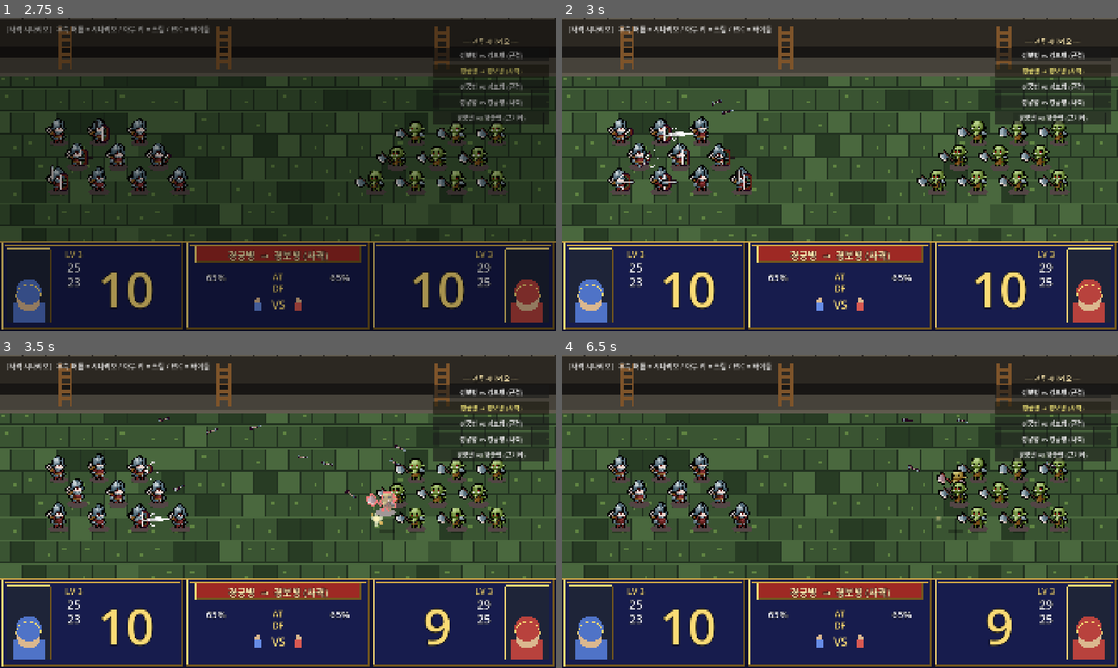
Above: before the commit, frames 1-4 (two rows, left to right).
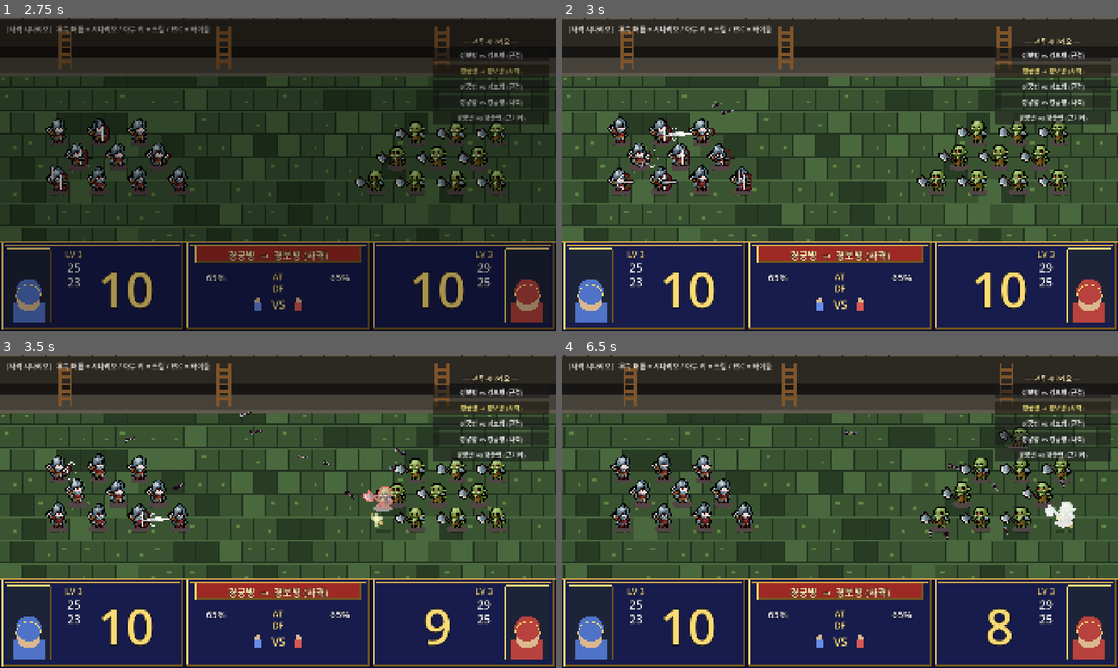
Above: after the commit, the same moments.

Repository: Johnyworld/kingdoms
Game: Godot game, scene res://scenes/splash/splash.tscn
Two runs of this game, one before a commit and one after it. Both use one fixed random seed, a clock stepped at 60 frames per second and the inputs below.
Inputs (mouse positions are in pixels of both pictures, inside the frame that each line leads up to):
- Up to frame 1 (2.75 s): tap Enter at 0.5 s; move the mouse to (400, 158) at 0.52 s; hold D 0.53-1.25 s; hold Shift 0.53-1.25 s; click (400, 158) at 0.67 s; click "새 게임" at 1.25 s; click "새 게임" at 2 s
- Up to frame 2 (3 s): drag from (728, 190) to (812, 237) at 2.77 s
- Up to frame 3 (3.5 s): no input
- Up to frame 4 (6.5 s): move the mouse to (895, 442) at 3.52 s; hold D 3.53-4.25 s; tap Ctrl at 3.6 s; drag from (812, 574) to (673, 464) at 4.27 s; move the mouse to (1006, 558) at 5.02 s; hold A 5.03-5.75 s; tap Alt at 5.1 s; drag from (673, 464) to (756, 433) at 5.77 s

Frame 1 is identical in both runs. In frame 2, 0.4% of the frame differs, in the area x 8-29%, y 26-48%; in frame 3, 0.6%; in frame 4, 11%, in the area x 0-100%, y 0-94%.

Commit message:
feat(lang-battle): 빗나간 화살 땅에 박힘 연출(산포·크롭·기운 각도·병사 z정렬)
빗나간(is_kill=false) 화살은 착탄 후 소멸하지 않고 땅에 박혀 전투 끝까지 잔류. 명중 화살은 기존대로 소멸.
- 산포: 목표 조준점 주변으로 흩뿌려 착탄(x 좌우 ±18, y 아래 +14)
- 각도/크롭: 화살촉이 아래로 15~32° 기울고, 묻힌 화살촉 쪽은 region_rect로 crop(오늬~샤프트만 노출)
- z정렬: _units(y-sort)로 옮겨 병사 발끝과 착탄 지면을 같은 기준(GROUND_SORT_DY)으로 앞뒤 정렬
- _clear_arrows가 박힌 화살도 정리

Co-Authored-By: Claude Opus 4.8 (1M context) <noreply@anthropic.com>

Diff:
--- a/scenes/lang_battle/lang_battlefield.gd
+++ b/scenes/lang_battle/lang_battlefield.gd
@@ -77,6 +77,13 @@
 const ARROW_SCALE := 0.45                   # 32px → ~14px(필드 좌표)
 const ARROW_VX := 340.0                     # 화살 수평 등속(px/s) — 빠른 화살(붙기 전 착탄)
 const ARROW_ARC_PEAK := 40.0                # 포물선 정점 높이(px, 거리 무관 일정)
+# 빗나간 화살 박힘(잔류) 연출
+const STUCK_KEEP := 0.62                     # 노출 비율(오늬~샤프트) — 나머지(화살촉 쪽)는 땅에 묻힘=crop
+const STUCK_TILT_MIN := 0.26                 # 수직에서 틀어지는 최소각(rad ≈ 15°)
+const STUCK_TILT_MAX := 0.56                 # 최대각(rad ≈ 32°)
+const ARROW_MISS_SCATTER_X := 18.0           # 빗나간 화살 착탄 좌우 산포(±px) — 목표 주변에 흩뿌림
+const ARROW_MISS_SCATTER_Y := 14.0           # 빗나간 화살 착탄 하향 산포(+px, 아래로만)
+const GROUND_SORT_DY := 8.0                  # 병사 노드 원점 → 발밑(지면 그림자) 거리 — y-sort 기준선
 # 팀1 경궁병 색조(임시 플레이스홀더 — 병사 스프라이트 공유하되 색으로 구분)
 const ARCHER_TINT_1 := Color(1.0, 0.62, 0.55)
 
@@ -136,6 +143,7 @@
 var _frames := {}          # "soldier"/"orc" -> SpriteFrames. soldier 세트만 "bow"(활) 포함.
 var _sprites := {}         # soldier id -> AnimatedSprite2D
 var _arrows: Array = []    # 비행 중 화살 [{spr, pos, vel, target, is_kill}]
+var _stuck_arrows: Array = []  # 땅에 박힌(빗나간) 화살 스프라이트 — 전투 끝까지 누적
 var _arrow_peak := ARROW_ARC_PEAK  # 이번 전투 화살 포물선 정점(스커미시=궁병vs근접은 완만하게 절반)
 var _round_shooters := {0: [], 1: []}  # 이번 사격 라운드의 슈터 스냅샷(라운드 시작 생존자)
 
@@ -344,8 +352,11 @@
 		return
 	var from: Vector2 = shooter["pos"] + Vector2(shooter["face"] * 5.0, -6.0)
 	var tvel: Vector2 = _charge_velocity(tgt)
+	var is_kill := bool(shooter["arrow_kill"])
 	var aim: Vector2 = _predict_intercept(from, tgt["pos"], tvel, ARROW_VX)
 	var to: Vector2 = aim + Vector2(0.0, -4.0)
+	if not is_kill:
+		to += _miss_scatter()   # 빗나감 → 목표 조준점 주변으로 흩뿌려 착탄
 	var flight: float = maxf(from.distance_to(to), 1.0) / ARROW_VX  # 요격해에 의해 ≈ T
 	var dx: float = to.x - from.x
 	var g: float = 8.0 * _arrow_peak / (flight * flight)   # 대칭 포물선 정점 = _arrow_peak(스커미시는 절반)
@@ -362,7 +373,7 @@
 	_arrows.append({
 		"spr": spr, "pos": from, "vel": vel, "g": g,
 		"t": 0.0, "flight": flight, "to": to,
-		"target": tgt, "is_kill": bool(shooter["arrow_kill"]),
+		"target": tgt, "is_kill": is_kill,
 	})
 	shooter["arrow_target"] = null
 	shooter["arrow_kill"] = false
@@ -390,7 +401,11 @@
 				_shake = maxf(_shake, 1.6)
 			else:
 				_shake = maxf(_shake, 0.5)
-			ar["spr"].queue_free()
+			# 처분: 명중(is_kill) 화살은 몸에 맞아 소멸, 빗나간 화살은 땅에 박혀 잔류.
+			if ar["is_kill"]:
+				ar["spr"].queue_free()
+			else:
+				_stick_arrow(ar)
 		else:
 			ar["spr"].position = ar["pos"]
 			ar["spr"].rotation = vel.angle()   # 접선 방향(아치 상승→하강)으로 회전
@@ -401,6 +416,51 @@
 	for ar in _arrows:
 		ar["spr"].queue_free()
 	_arrows = []
+	for spr in _stuck_arrows:
+		if is_instance_valid(spr):
+			spr.queue_free()
+	_stuck_arrows = []
+
+## 빗나간 화살 착탄 산포: x는 좌우(±), y는 아래(+)로만 — 목표 조준점 주변에 흩뿌려 박히게.
+func _miss_scatter() -> Vector2:
+	return Vector2(
+		_rng.randf_range(-ARROW_MISS_SCATTER_X, ARROW_MISS_SCATTER_X),
+		_rng.randf_range(0.0, ARROW_MISS_SCATTER_Y),
+	)
+
+## 빗나간 화살을 착탄 지점(지면)에 박아 세운다: 아래로 살짝 기운 각도 + 진행 방향 끝(화살촉)은 crop해 땅에 묻는다.
+## 지면에 닿는 건 노출 영역의 +x 경계(=크롭 seam, 샤프트 하단)이고, 잘린 화살촉은 그 아래(지중)에 있다 —
+## 즉 오늬~샤프트만 지면 위로 보이고 화살촉은 박혀 안 보인다.
+## z-정렬: 병사 원점이 발밑보다 GROUND_SORT_DY 위이므로, 화살 origin도 지면보다 그만큼 위에 둬(=정렬 기준을
+## 지면으로 통일) _units(y-sort)에서 병사 발끝과 화살 착탄점을 같은 기준으로 앞뒤 정렬한다.
+func _stick_arrow(ar: Dictionary) -> void:
+	var spr: Sprite2D = ar["spr"]
+	var rect := _stuck_region_rect()
+	var rot := _stuck_rotation(ar["vel"])
+	var ground: Vector2 = ar["pos"]
+	spr.region_enabled = true
+	spr.region_rect = rect
+	spr.rotation = rot
+	# origin(=정렬 기준)은 지면보다 GROUND_SORT_DY 위. 노출 영역의 +x 경계(묻힌 끝)가 지면에 닿도록 offset 보정.
+	var buried_local := Vector2(0.0, GROUND_SORT_DY).rotated(-rot) / ARROW_SCALE  # origin→묻힌 끝(월드 (0,DY)) 역변환
+	spr.offset = buried_local - Vector2(rect.size.x * 0.5, 0.0)
+	var p := spr.get_parent()
+	if p != _units:                                  # 화살 노드(병사 위) → y-sort 노드로 이동
+		if p != null:
+			p.remove_child(spr)
+		_units.add_child(spr)
+	spr.position = Vector2(ground.x, ground.y - GROUND_SORT_DY)
+	_stuck_arrows.append(spr)
+
+## 박힌 화살 회전: 수직(PI/2)에서 진행 방향(vel.x 부호)으로 소폭 틀어 화살촉이 아래를 향하게 한다.
+func _stuck_rotation(vel: Vector2) -> float:
+	var dir := 1.0 if vel.x >= 0.0 else -1.0
+	var tilt := _rng.randf_range(STUCK_TILT_MIN, STUCK_TILT_MAX)
+	return PI / 2.0 - dir * tilt
+
+## 노출 영역(오늬~샤프트): x=0에서 STUCK_KEEP 비율만. 진행 방향 끝(화살촉)은 잘려 땅에 묻힌다.
+func _stuck_region_rect() -> Rect2:
+	return Rect2(0.0, 0.0, ARROW_PX * STUCK_KEEP, ARROW_PX)
 
 ## 생존 병력(사망 애니 중=DYING 제외) — 사격 중 HUD 병력 폴링용.
 func alive_count(side: int) -> int:
@@ -1194,7 +1254,7 @@
 	var gy: float = pos.y
 	if s["state"] == DYING and s["airborne"]:
 		gy = s["land_y"] + (pos.y - s["pos"].y)  # (pos.y - s.pos.y) = 흔들림 sh.y 보정
-	_px(round(pos.x) - 5, round(gy) + 8, 10, 2, Color(0, 0, 0, 0.28 * a))
+	_px(round(pos.x) - 5, round(gy) + GROUND_SORT_DY, 10, 2, Color(0, 0, 0, 0.28 * a))
 
 func _draw_effect(pos: Vector2, side: int, life: float) -> void:
 	var a := clampf(life / 0.22, 0.0, 1.0)
--- a/test/unit/test_lang_battle.gd
+++ b/test/unit/test_lang_battle.gd
@@ -522,3 +522,92 @@
 func test_make_unit_provides_kind_default_empty() -> void:
 	var u := LangResolver.make_unit(1, 0, 10)
 	assert_eq(String(u.get("kind", "?")), "", "make_unit은 kind 기본 빈 문자열(상성 없음)")
+
+# ── 빗나간 화살 박힘 (_update_arrows·_stuck_rotation·_stuck_region_rect) ────────
+## 착탄 직전(t≥flight) 상태의 비행 화살 하나 — 스프라이트는 실제 _arrows_node에 붙인다.
+func _make_landing_arrow(is_kill: bool, vel: Vector2, node: Node2D) -> Dictionary:
+	var spr := Sprite2D.new()
+	spr.texture = Battlefield.TEX_ARROW
+	node.add_child(spr)
+	return {
+		"spr": spr, "pos": Vector2(200, 100), "vel": vel, "g": 0.0,
+		"t": 1.0, "flight": 0.0, "to": Vector2(200, 100),
+		"target": {"state": Battlefield.MELEE}, "is_kill": is_kill,
+	}
+
+func test_missed_arrow_sticks_and_accumulates() -> void:
+	# 빗나간 화살(is_kill=false)은 착탄해도 소멸하지 않고 _stuck_arrows에 누적.
+	var bf = Battlefield.new()
+	add_child_autofree(bf)   # _ready → _arrows_node 준비
+	bf._arrows = [
+		_make_landing_arrow(false, Vector2(120, 60), bf._arrows_node),
+		_make_landing_arrow(false, Vector2(120, 60), bf._arrows_node),
+	]
+	var spr0 = bf._arrows[0]["spr"]
+	bf._update_arrows(0.016)
+	assert_eq(bf._stuck_arrows.size(), 2, "빗나간 화살 2발이 박혀 누적")
+	assert_true(is_instance_valid(spr0), "박힌 화살 스프라이트는 소멸하지 않는다")
+
+func test_hit_arrow_does_not_stick() -> void:
+	# 명중 화살(is_kill=true)은 박히지 않는다(기존대로 소멸).
+	var bf = Battlefield.new()
+	add_child_autofree(bf)
+	var ar := _make_landing_arrow(true, Vector2(120, 60), bf._arrows_node)
+	ar["target"] = {"state": Battlefield.DYING}   # 이미 죽는 중 → _die 스킵(플래시만)
+	bf._arrows = [ar]
+	bf._update_arrows(0.016)
+	assert_eq(bf._stuck_arrows.size(), 0, "명중 화살은 박히지 않음")
+
+func test_clear_arrows_removes_stuck() -> void:
+	var bf = Battlefield.new()
+	add_child_autofree(bf)
+	bf._arrows = [_make_landing_arrow(false, Vector2(120, 60), bf._arrows_node)]
+	bf._update_arrows(0.016)
+	assert_eq(bf._stuck_arrows.size(), 1, "선행: 1발 박힘")
+	bf._clear_arrows()
+	assert_eq(bf._stuck_arrows.size(), 0, "_clear_arrows가 박힌 화살도 비운다")
+
+func test_stuck_rotation_points_downward() -> void:
+	var bf = Battlefield.new()
+	var r: float = bf._stuck_rotation(Vector2(100, 40))
+	bf.free()
+	assert_true(sin(r) > 0.0, "화살촉이 아래를 향한다(회전 y성분>0)")
+	assert_true(absf(r - PI / 2.0) > 0.01, "정확한 수직이 아니라 소폭 틀어짐")
+
+func test_stuck_rotation_tilts_by_travel_direction() -> void:
+	var bf = Battlefield.new()
+	var r_right: float = bf._stuck_rotation(Vector2(100, 40))
+	var r_left: float = bf._stuck_rotation(Vector2(-100, 40))
+	bf.free()
+	assert_true(r_right < PI / 2.0, "우진(vel.x>0) 화살은 회전 < PI/2")
+	assert_true(r_left > PI / 2.0, "좌진(vel.x<0) 화살은 회전 > PI/2")
+
+func test_stuck_region_rect_crops_arrowhead() -> void:
+	var bf = Battlefield.new()
+	var rect: Rect2 = bf._stuck_region_rect()
+	bf.free()
+	assert_eq(rect.position.x, 0.0, "오늬(꽁지) 쪽 x=0에서 시작")
+	assert_true(rect.size.x < float(Battlefield.ARROW_PX), "너비<전체 → 화살촉 쪽 크롭")
+	assert_true(rect.size.x > 0.0, "노출 영역은 양수")
+
+func test_stuck_arrow_joins_units_ysort() -> void:
+	# 박힌 화살은 _units(y-sort)로 옮겨져 착탄 지점 y로 병사와 앞뒤 정렬된다.
+	var bf = Battlefield.new()
+	add_child_autofree(bf)
+	var ar := _make_landing_arrow(false, Vector2(120, 0), bf._arrows_node)  # vel.y=0 → 착탄 전 적분해도 y 불변
+	ar["pos"] = Vector2(200, 137)
+	bf._arrows = [ar]
+	var spr = ar["spr"]
+	bf._update_arrows(0.016)
+	assert_eq(spr.get_parent(), bf._units, "박힌 화살은 _units(y-sort) 자식")
+	# 정렬 기준(origin)은 지면보다 GROUND_SORT_DY 위 — 병사 원점(발밑−8px) 규약과 일치.
+	assert_eq(spr.position.y, 137.0 - Battlefield.GROUND_SORT_DY, "정렬 기준 y = 착탄 지면 − GROUND_SORT_DY")
+
+func test_miss_scatter_bounds() -> void:
+	# x는 좌우(±), y는 아래(+)로만 — 여러 번 뽑아 범위·부호 검증.
+	var bf = Battlefield.new()
+	for i in 30:
+		var o: Vector2 = bf._miss_scatter()
+		assert_between(o.x, -Battlefield.ARROW_MISS_SCATTER_X, Battlefield.ARROW_MISS_SCATTER_X, "x는 ± 범위 내")
+		assert_between(o.y, 0.0, Battlefield.ARROW_MISS_SCATTER_Y, "y는 0~+ 범위(아래로만, 음수 없음)")
+	bf.free()
Not shown, changed: docs/spec/features/lang-battle.md
